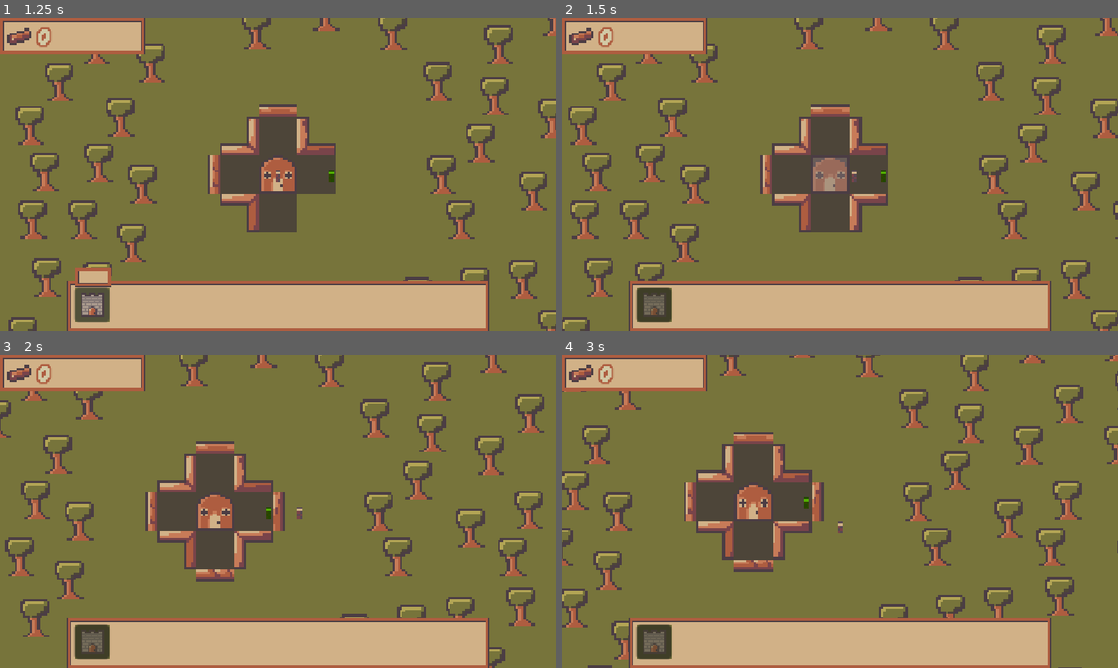
Above: before the commit, frames 1-4 (two rows, left to right).
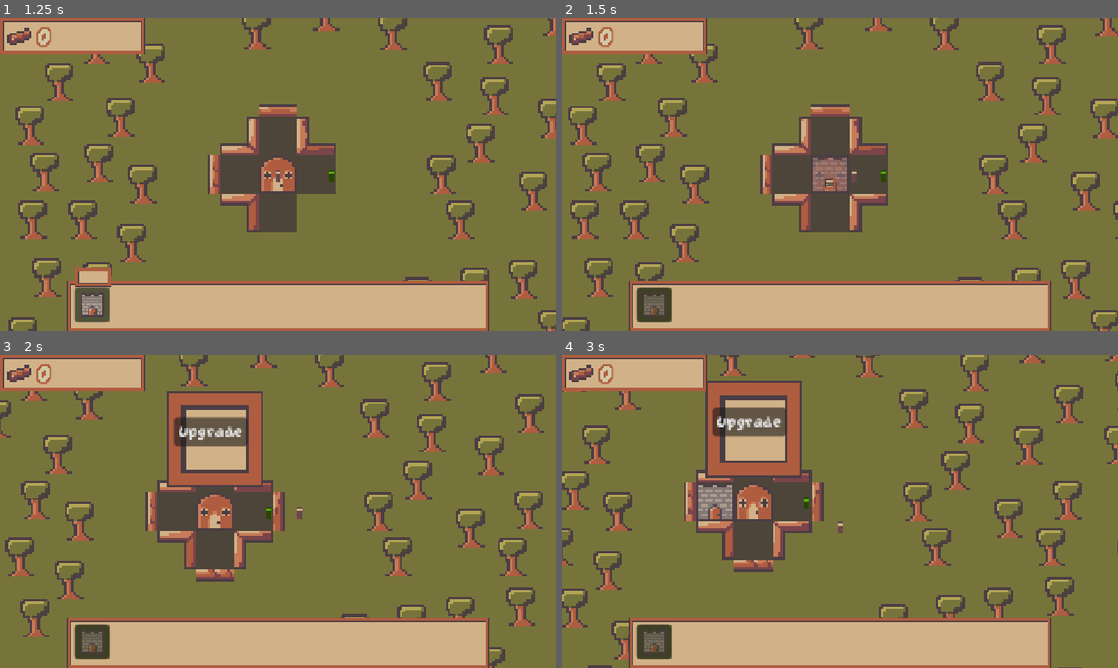
Above: after the commit, the same moments.

Repository: jacksonmist/DeforestStation
Game: Godot game, scene res://Scenes/Root.tscn
Same seed, same stepped clock (60 frames per second), same inputs: the game is played once before the commit and once after it.
Inputs (mouse positions are in pixels of both pictures, inside the frame that each line leads up to):
- Up to frame 1 (1.25 s): click (94, 305) at 0.5 s
- Up to frame 2 (1.5 s): move the mouse to (840, 174) at 1.27 s; press the mouse at (840, 174) at 1.28 s; hold D (Right) from 1.28 s (still down)
- Up to frame 3 (2 s): keep holding D (Right)
- Up to frame 4 (3 s): release D (Right) at 2 s; release the mouse at (840, 511) at 2 s; click (773, 433) at 2 s, where only the run after the commit has a clickable "Upgrade"; move the mouse to (728, 527) at 2.77 s; hold S (Down) from 2.78 s (still down); click (728, 527) at 2.85 s

Frame 1 is identical in both runs. In frame 2, 0.2% of the frame differs, in the area x 45-52%, y 44-56%; in frame 3, 5.0%; in frame 4, 5.8%, in the area x 24-44%, y 8-53%.

Commit message:
Added selling and building menus

Diff:
--- /dev/null
+++ b/Fonts/button_theme.tres
@@ -0,0 +1,7 @@
+[gd_resource type="Theme" format=3 uid="uid://bnl64toa6mah"]
+
+[ext_resource type="FontFile" uid="uid://bdg3nv82k5bbl" path="res://Fonts/GrapeSoda.ttf" id="1_juxww"]
+
+[resource]
+default_font = ExtResource("1_juxww")
+default_font_size = 16
--- a/Scenes/Root.tscn
+++ b/Scenes/Root.tscn
@@ -29,6 +29,7 @@
 [ext_resource type="PackedScene" uid="uid://bgfjew1keeat4" path="res://Scenes/Walls/swinv_wall.tscn" id="24_asw58"]
 [ext_resource type="Script" uid="uid://cp5rh6gpfpk4k" path="res://Scripts/structure_manager.gd" id="24_ql2nr"]
 [ext_resource type="PackedScene" uid="uid://cegd77rb4u3em" path="res://Scenes/Walls/nwinv_wall.tscn" id="25_rcb2t"]
+[ext_resource type="PackedScene" uid="uid://pqpgexsumlbu" path="res://Scenes/building_menu.tscn" id="26_lbgny"]
 
 [sub_resource type="CircleShape2D" id="CircleShape2D_4bev8"]
 
@@ -120,12 +121,15 @@
 starting_radius = 2
 health = 100.0
 structure_manager = NodePath("../StructureManager")
+base_upgrade_cost = 1
 
 [node name="CollisionShape2D" type="CollisionShape2D" parent="House" unique_id=1493826941]
 shape = SubResource("RectangleShape2D_4bev8")
 
 [node name="Sprite2D" type="Sprite2D" parent="House" unique_id=2096658549]
 texture = ExtResource("8_difym")
+
+[node name="BuildingMenu" parent="House" unique_id=1431244483 instance=ExtResource("26_lbgny")]
 
 [node name="Player" type="Area2D" parent="." unique_id=583931774 node_paths=PackedStringArray("house", "structure_manager")]
 z_index = 1
--- a/Scenes/barracks.tscn
+++ b/Scenes/barracks.tscn
@@ -2,6 +2,7 @@
 
 [ext_resource type="Script" uid="uid://o3n3bfkslhgv" path="res://Scripts/barracks.gd" id="1_coeoc"]
 [ext_resource type="Texture2D" uid="uid://dg7d05vrk5blu" path="res://Sprites/Buildings/Barracks.png" id="2_3p7p4"]
+[ext_resource type="PackedScene" uid="uid://pqpgexsumlbu" path="res://Scenes/building_menu.tscn" id="3_3p7p4"]
 
 [sub_resource type="RectangleShape2D" id="RectangleShape2D_ltfbr"]
 size = Vector2(16, 16)
@@ -10,7 +11,10 @@
 script = ExtResource("1_coeoc")
 texture = ExtResource("2_3p7p4")
 health = 20.0
-purchase_cost = 1
+cell_size = null
+purchase_cost = null
+base_upgrade_cost = null
+upgrade_factor = null
 metadata/_custom_type_script = "uid://j4q133l8rdcj"
 
 [node name="CollisionShape2D" type="CollisionShape2D" parent="." unique_id=708572482]
@@ -18,3 +22,5 @@
 
 [node name="Sprite2D" type="Sprite2D" parent="." unique_id=445120335]
 texture = ExtResource("2_3p7p4")
+
+[node name="BuildingMenu" parent="." unique_id=1431244483 instance=ExtResource("3_3p7p4")]
--- /dev/null
+++ b/Scenes/building_menu.gd
@@ -0,0 +1,81 @@
+class_name BuildingMenu extends NinePatchRect
+
+@onready var upgrade: Button = $Upgrade
+@onready var sell: Button = $Sell
+
+var parent: Building
+var is_showing: bool = false
+var can_click: bool = true
+
+var start_pos: Vector2
+var end_pos: Vector2
+
+var move_tween: Tween
+var scale_tween: Tween
+var tween_time: float = 0.5
+
+func setup(parent_ref: Building):
+	parent = parent_ref
+	end_pos = position
+	start_pos = parent.position
+	position = start_pos
+	scale = Vector2.ZERO
+	visible = false
+	parent.clicked.connect(on_clicked)
+	parent.max_level_reached.connect(disable_upgrade)
+	parent.structure_manager.exited_build.connect(hide_menu)
+	parent.structure_manager.entered_build.connect(set_can_click.bind(true))
+	parent.structure_manager.exited_build.connect(set_can_click.bind(false))
+	upgrade.pressed.connect(try_upgrade_level)
+
+	if not parent.can_sell:
+		sell.visible = false
+	else:
+		sell.pressed.connect(try_sell)
+
+func on_clicked():
+	if not can_click:
+		return
+	if not is_showing:
+		show_menu()
+	else:
+		hide_menu()
+
+func set_can_click(value: bool):
+	can_click = value
+
+func show_menu():
+	check_tween()
+	sell.visible = true if parent.can_sell else false
+	parent.structure_manager.set_shown_building_menu(self)
+	is_showing = true
+	visible = true
+	move_tween = create_tween().set_parallel(true).set_trans(Tween.TRANS_ELASTIC)
+	scale_tween = create_tween().set_parallel(true).set_trans(Tween.TRANS_ELASTIC)
+	move_tween.tween_property(self, "position", end_pos, tween_time)
+	scale_tween.tween_property(self, "scale", Vector2(1, 1), tween_time)
+
+func hide_menu():
+	check_tween()
+	is_showing = false
+	move_tween = create_tween().set_parallel(true).set_trans(Tween.TRANS_ELASTIC)
+	scale_tween = create_tween().set_parallel(true).set_trans(Tween.TRANS_ELASTIC)
+	move_tween.tween_property(self, "position", start_pos, tween_time)
+	scale_tween.tween_property(self, "scale", Vector2.ZERO, tween_time)
+	await move_tween.finished
+	visible = false
+
+func check_tween():
+	if move_tween and move_tween.is_running():
+		move_tween.kill()
+	if scale_tween and scale_tween.is_running():
+		scale_tween.kill()
+
+func try_upgrade_level():
+	parent.upgrade_level()
+
+func try_sell():
+	parent.sell()
+
+func disable_upgrade():
+	pass
--- /dev/null
+++ b/Scenes/building_menu.tscn
@@ -0,0 +1,46 @@
+[gd_scene format=3 uid="uid://pqpgexsumlbu"]
+
+[ext_resource type="Texture2D" uid="uid://cjwae43ssabe1" path="res://Sprites/UIBorder.png" id="1_ru0la"]
+[ext_resource type="Script" uid="uid://lr78bcwu01w8" path="res://Scenes/building_menu.gd" id="2_0hwfi"]
+[ext_resource type="Theme" uid="uid://bnl64toa6mah" path="res://Fonts/button_theme.tres" id="3_qa28y"]
+
+[node name="BuildingMenu" type="NinePatchRect" unique_id=1431244483]
+z_index = 6
+anchors_preset = 7
+anchor_left = 0.5
+anchor_top = 1.0
+anchor_right = 0.5
+anchor_bottom = 1.0
+offset_left = -20.0
+offset_top = -50.0
+offset_right = 20.0
+offset_bottom = -10.0
+grow_horizontal = 2
+grow_vertical = 0
+texture = ExtResource("1_ru0la")
+patch_margin_left = 8
+patch_margin_top = 8
+patch_margin_right = 8
+patch_margin_bottom = 8
+script = ExtResource("2_0hwfi")
+
+[node name="Upgrade" type="Button" parent="." unique_id=1957011674]
+layout_mode = 0
+offset_left = 3.0
+offset_top = 11.0
+offset_right = 38.0
+offset_bottom = 27.0
+scale = Vector2(0.5, 0.5)
+theme = ExtResource("3_qa28y")
+text = "Upgrade"
+
+[node name="Sell" type="Button" parent="." unique_id=558912493]
+layout_mode = 0
+offset_left = 11.0
+offset_top = 23.0
+offset_right = 46.0
+offset_bottom = 47.0
+scale = Vector2(0.5, 0.5)
+theme = ExtResource("3_qa28y")
+text = "Sell
+"
--- a/Scripts/barracks.gd
+++ b/Scripts/barracks.gd
@@ -2,10 +2,8 @@
 
 var lumberjacks: Array[Area2D]
 
-func _ready() -> void:
-	pass # Replace with function body.
+func setup():
+	pass
 
-
-# Called every frame. 'delta' is the elapsed time since the previous frame.
-func _process(delta: float) -> void:
+func upgrade_stats():
 	pass
--- a/Scripts/building.gd
+++ b/Scripts/building.gd
@@ -10,16 +10,63 @@
 var current_upgrade_cost: int
 var level: int = 1
 var max_level: int = 10
+var can_sell: bool = true
+var origin: Vector2i
+var occupied_cells: Array[Vector2i]
 
-func upgrade_level():
+signal clicked
+signal max_level_reached
+
+func _ready() -> void:
+	for child in get_children():
+		if child.has_method("setup"):
+			child.setup(self)
+	setup()
+	_calculate_upgrade_cost()
+
+func setup():
+	pass
+
+func upgrade_level() -> bool:
 	if level >= max_level:
 		level = max_level
-		return
+		return false
+	if structure_manager.wood_amount < current_upgrade_cost:
+		return false
 	level += 1
+	structure_manager.change_wood(-current_upgrade_cost)
+	upgrade_stats()
+	if level == max_level:
+		max_level_reached.emit()
 	_calculate_upgrade_cost()
+	return true
+
+func upgrade_stats():
+	pass
 
 func _calculate_upgrade_cost():
 	current_upgrade_cost = base_upgrade_cost * 2 ** (level - 1)
 
 func set_active(active: bool):
 	pass
+
+func _input_event(viewport: Viewport, event: InputEvent, shape_idx: int) -> void:
+	if event.is_action_pressed("LeftMouse"):
+		clicked.emit()
+
+func set_structure_manager(sm: StructureManager):
+	structure_manager = sm
+
+func set_origin(cell: Vector2i):
+	origin = cell
+	for x in cell_size.x:
+		for y in cell_size.y:
+			occupied_cells.append(origin + Vector2i(x, y))
+
+func get_cells() -> Array[Vector2i]:
+	return occupied_cells
+
+func sell():
+	if not can_sell:
+		return
+	structure_manager.sell_building(occupied_cells)
--- a/Scripts/house.gd
+++ b/Scripts/house.gd
@@ -5,16 +5,16 @@
 @export var starting_radius: int = 1
 var cell: Vector2i
 
-func _ready() -> void:
+func setup():
+	can_sell = false
 	cell = Vector2i(floor(ground_map.cell_by_cell/2))
 	grid.set_house_cell(cell)
 	for i in range(starting_radius):
 		upgrade_circle()
 	structure_manager.set_house(self)
 
-# Called every frame. 'delta' is the elapsed time since the previous frame.
-func _process(delta: float) -> void:
-	pass
+func upgrade_stats():
+	upgrade_circle()
 
 func upgrade_circle():
 	grid.upgrade_circle()
--- a/Scripts/structure_manager.gd
+++ b/Scripts/structure_manager.gd
@@ -23,6 +23,11 @@
 var cached_instance: Area2D
 var selected_structure: PackedScene
 @export var barracks: PackedScene
+
+var shown_building_menu: BuildingMenu
+
+signal entered_build
+signal exited_build
 
 enum structures_enum {
 	empty,
@@ -61,20 +66,25 @@
 			var clicked_building = structures[mouse_cell]
 		elif selected_structure and not structures.has(mouse_cell):
 			add_child(cached_instance)
-			var cell = mouse_cell - Vector2i(24, 24)
-			cached_instance.position = (cell * 16)
+			var cell = mouse_cell
+			cached_instance.position = (cell - Vector2i(24, 24)) * 16
 			cached_instance.set_active(true)
 			structures[cell] = cached_instance
 			change_wood(-cached_instance.purchase_cost)
+			cached_instance.set_origin(cell)
 			cached_instance = null
 			select_structure(structures_enum.empty)
 
 func _player_entered(body):
 	is_build_mode = true
+	entered_build.emit()
 	UiManager.show_build_menu()
 
 func _player_exited(body):
 	is_build_mode = false
+	exited_build.emit()
+	selection.visible = false
+	set_shown_building_menu(null)
 	UiManager.hide_build_menu()
 
 func update_radius(amount: float):
@@ -108,6 +118,7 @@
 			selected_structure = null
 			return
 		selected_structure_sprite.texture = cached_instance.texture
+		cached_instance.set_structure_manager(self)
 	else:
 		selected_structure_sprite.texture = null
 
@@ -117,3 +128,17 @@
 
 func get_selected_structure() -> PackedScene:
 	return selected_structure
+
+func set_shown_building_menu(menu: BuildingMenu):
+	if shown_building_menu and shown_building_menu != menu:
+		shown_building_menu.hide_menu()
+	shown_building_menu = menu
+
+func sell_building(building_cells: Array[Vector2i]):
+	var origin = building_cells[0]
+	if not structures[origin].can_sell:
+		return
+	change_wood(int(ceil(float(structures[origin].purchase_cost) / 2)))
+	structures[origin].queue_free()
+	for cell in building_cells:
+		structures.erase(cell)
--- a/Scripts/tree_manager.gd
+++ b/Scripts/tree_manager.gd
@@ -50,4 +50,3 @@
 		print("Marked tree not found in array")
 	if marked_trees.is_empty():
 		grid_manager.no_marked_trees()
-	print(marked_trees)
Not shown, added: Scenes/building_menu.gd.uid
